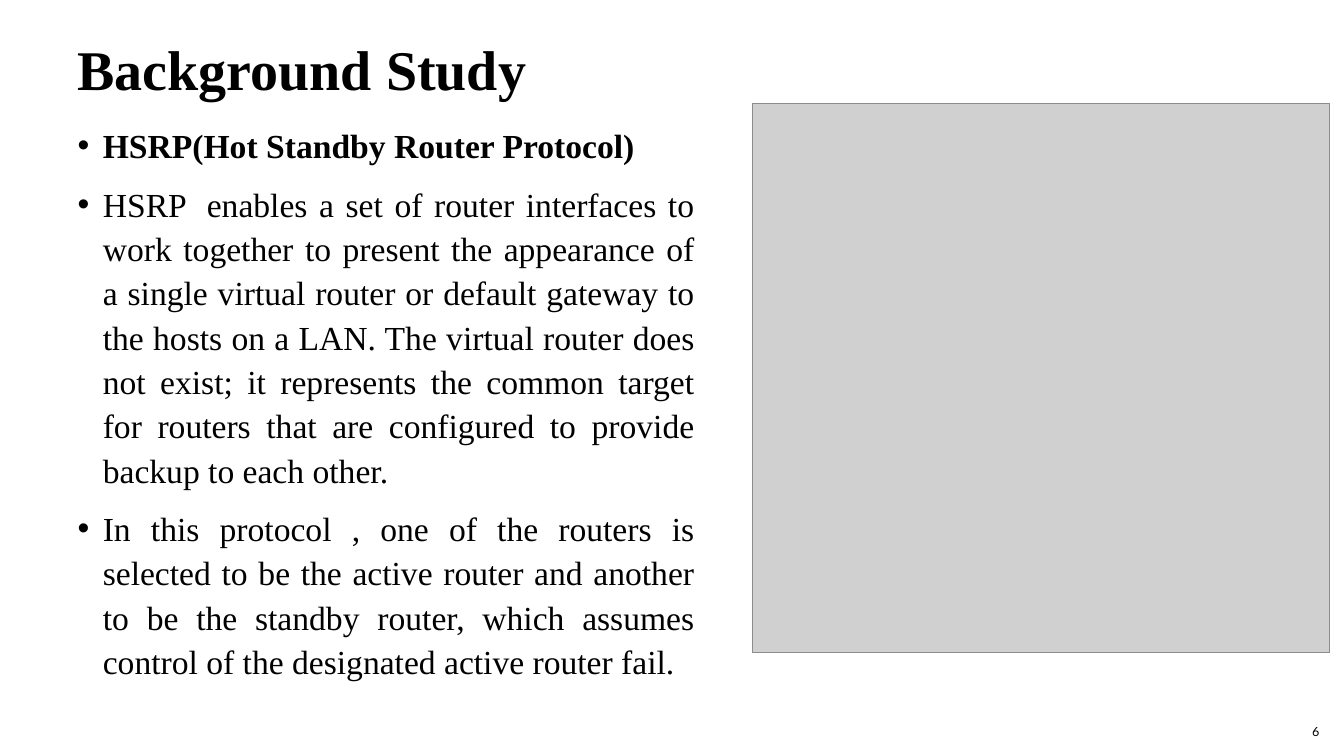
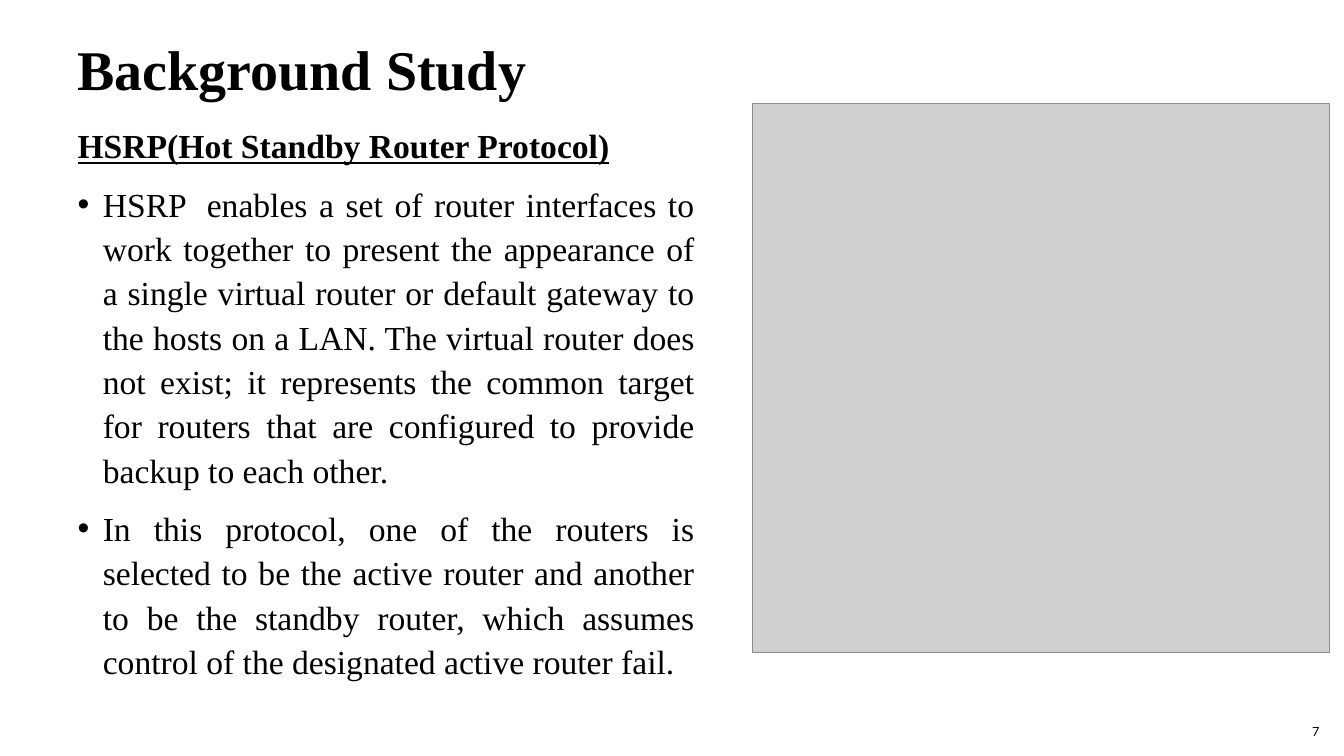
Before and after one commit to Istiaq-Alam/Academic-Note, a slide deck: slide 7 of Projects/Computer Networks/Computer Network Title Presentation.pptx (slide 6 before the commit). Drawn at 1344x756 pixels with LibreOffice and Linux fonts; fonts in the diff are those of the drawing; grey boxes stand for pictures. Boxes give left, top, right and bottom in pixels: in the first picture for what was removed or moved away, otherwise in the second. Text is boxed around its words. In the diff, an @@ line names an element or a change of style, - is before the commit and + after.

```diff
--- a/Projects/Computer Networks/Computer Network Title Presentation.pptx
+++ b/Projects/Computer Networks/Computer Network Title Presentation.pptx
@@ text at [78, 134, 609, 165]: underline on in "HSRP(Hot Standby Router Protocol)"; bullet • to none @@
@@ text at [103, 517, 694, 681]: spaces changed @@
-• In this protocol , one of the routers is selected to be the active router and another to be the standby router, which assumes control of the designated active router fail.
+• In this protocol, one of the routers is selected to be the active router and another to be the standby router, which assumes control of the designated active router fail.
@@ page number at [1312, 727, 1319, 736]: text changed @@
-6
+7
```
Also in this commit, not shown: 3 other slides changed, 1 slide added.
